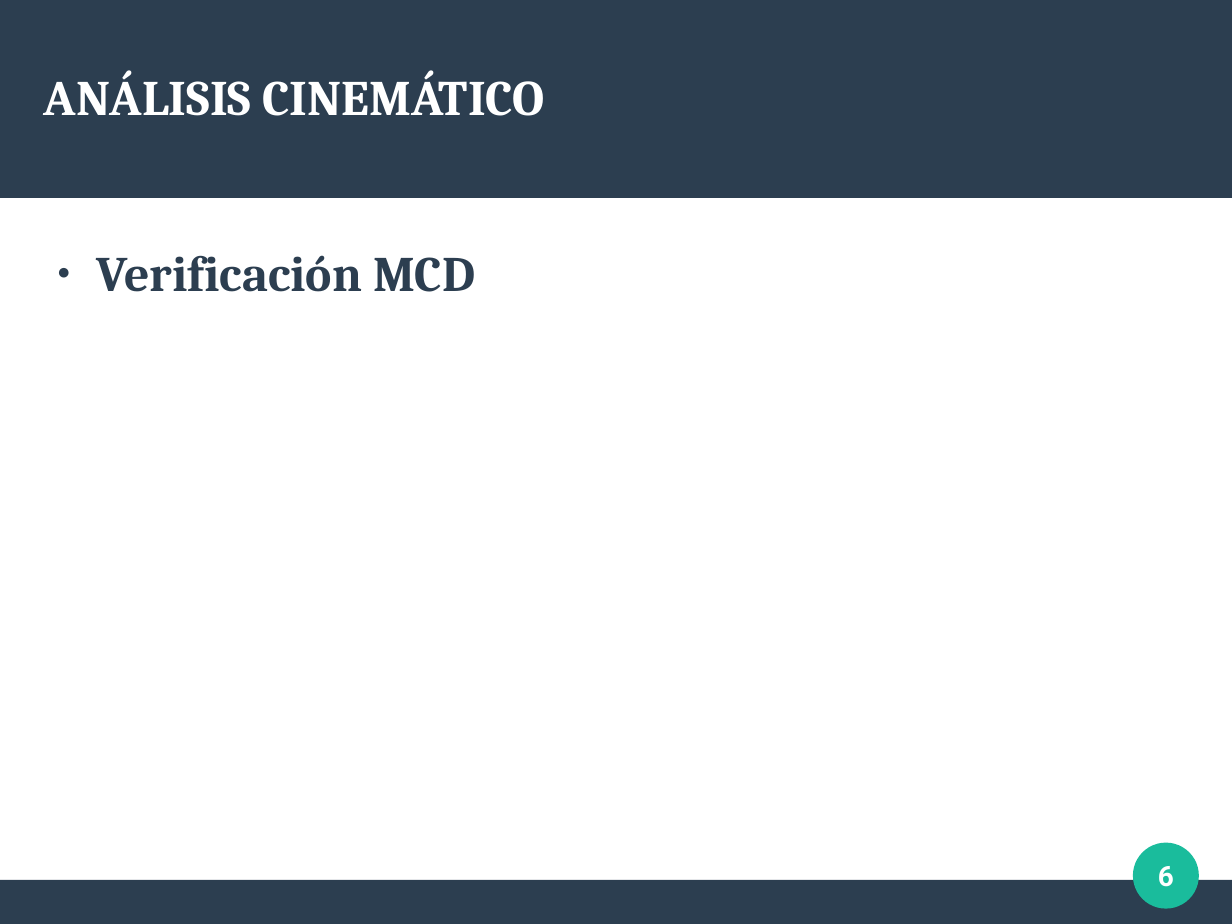
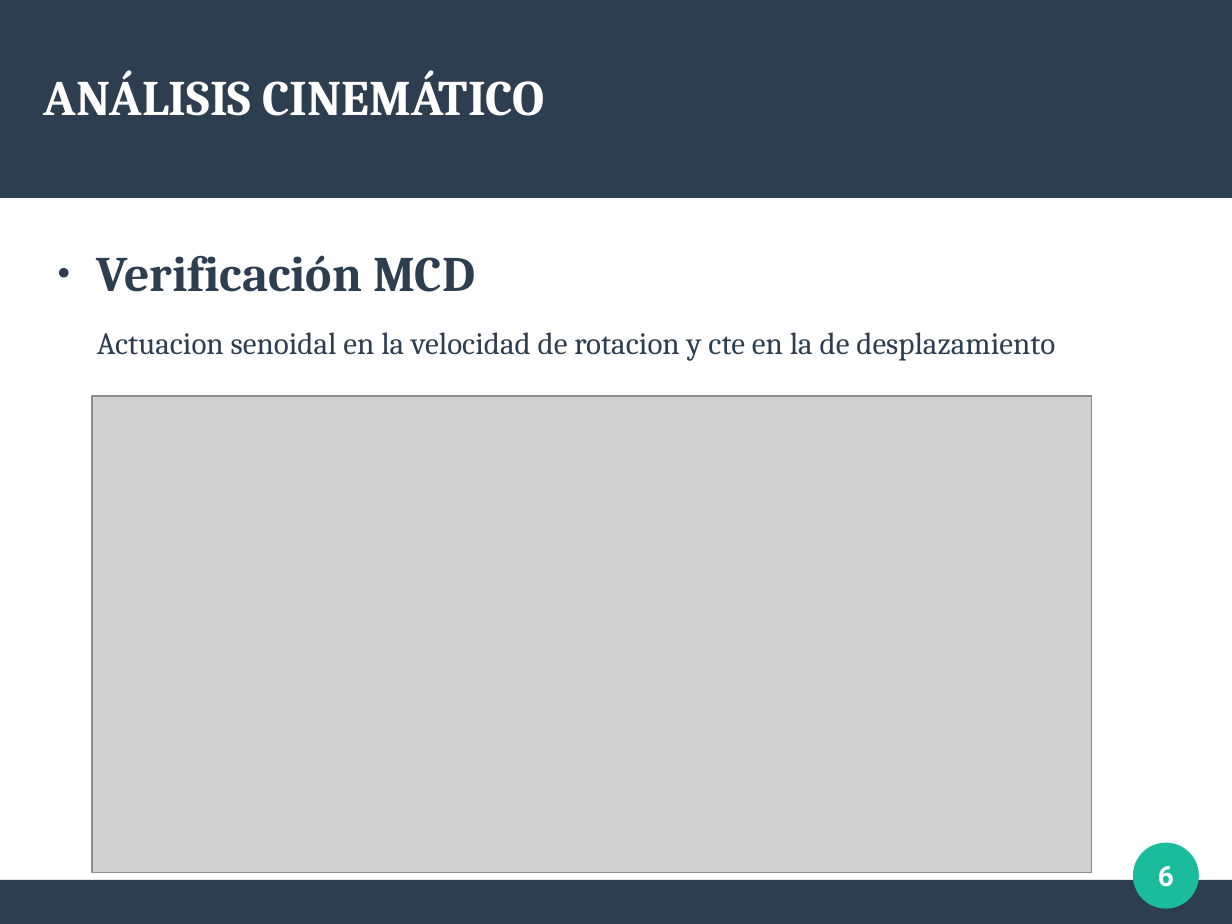
Before and after one commit to Arrivederccimamasita/Synchro_Drive_CyPR, a slide deck: slide 6 of Presentacion_defensa/defensa.odp. Drawn at 1232x924 pixels with LibreOffice and Linux fonts; fonts in the diff are those of the drawing; grey boxes stand for pictures. Boxes give left, top, right and bottom in pixels: in the first picture for what was removed or moved away, otherwise in the second. Text is boxed around its words. In the diff, an @@ line names an element or a change of style, - is before the commit and + after.

```diff
--- a/Presentacion_defensa/defensa.odp
+++ b/Presentacion_defensa/defensa.odp
@@ text at <box>97,332,1055,361</box>: paragraph added @@
+Actuacion senoidal en la velocidad de rotacion y cte en la de desplazamiento
@@ picture added at <box>92,396,1091,872</box> @@
```
Also in this commit, not shown: 7 other slides changed, 5 slides added, 1 other file.
